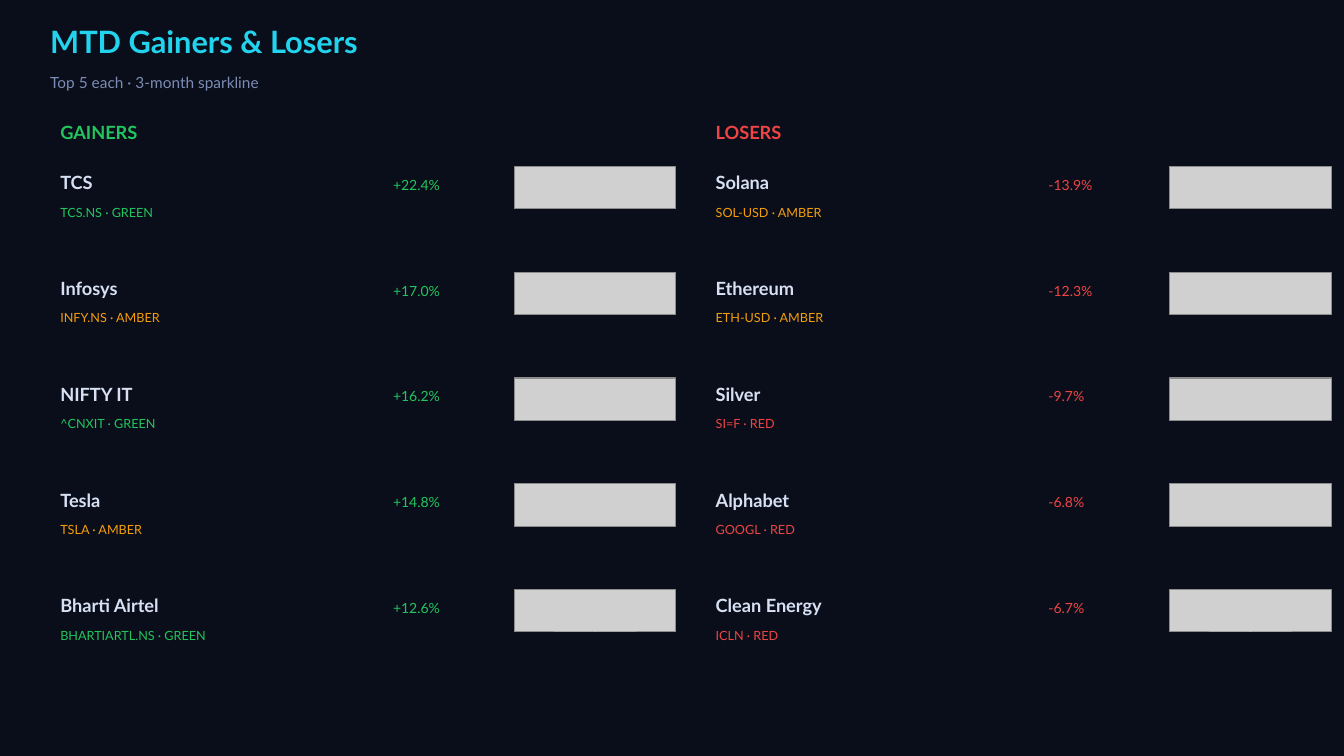
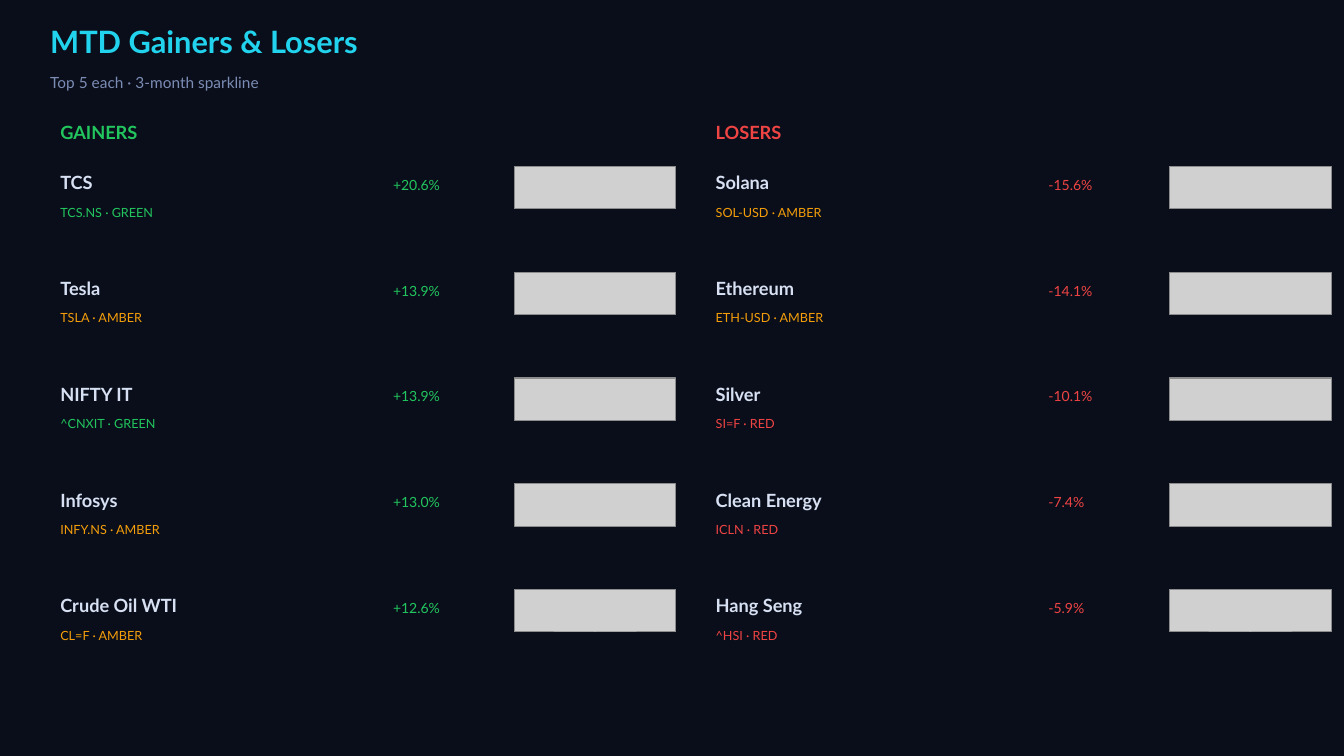
Before and after one commit to Pravkum23/pmr-terminal, a slide deck: slide 2 of docs/pmr_daily.pptx. Drawn at 1344x756 pixels with LibreOffice and Linux fonts; fonts in the diff are those of the drawing; grey boxes stand for pictures. Boxes give left, top, right and bottom in pixels: in the first picture for what was removed or moved away, otherwise in the second. Text is boxed around its words. In the diff, an @@ line names an element or a change of style, - is before the commit and + after.

```diff
--- a/docs/pmr_daily.pptx
+++ b/docs/pmr_daily.pptx
@@ text at <box>393,180,440,190</box>: text changed @@
-+22.4%
++20.6%
@@ text at <box>1048,180,1092,190</box>: text changed @@
--13.9%
+-15.6%
@@ text at <box>60,281,100,295</box>: text changed @@
-Infosys
+Tesla
@@ text at <box>393,286,440,296</box>: text changed @@
-+17.0%
++13.9%
@@ text at <box>1048,286,1092,296</box>: text changed @@
--12.3%
+-14.1%
@@ text at <box>60,313,142,322</box>: text changed @@
-INFY.NS · AMBER
+TSLA · AMBER
@@ text at <box>393,391,440,401</box>: text changed @@
-+16.2%
++13.9%
@@ text at <box>1048,391,1092,401</box>: text changed @@
--9.7%
+-10.1%
@@ text at <box>60,493,117,510</box>: text changed @@
-Tesla
+Infosys
@@ text at <box>393,497,440,507</box>: text changed @@
-+14.8%
++13.0%
@@ text "Clean Energy": place and size @@
-text "Clean Energy" at <box>716,598,822,616</box>
+text "Clean Energy" at <box>716,493,822,511</box>
@@ text removed at <box>716,493,790,510</box> @@
-Alphabet
@@ text at <box>1048,497,1084,507</box>: text changed @@
--6.8%
+-7.4%
@@ text at <box>60,525,160,534</box>: text changed @@
-TSLA · AMBER
+INFY.NS · AMBER
@@ text at <box>716,525,778,534</box>: text changed @@
-GOOGL · RED
+ICLN · RED
@@ text at <box>60,598,177,612</box>: text changed @@
-Bharti Airtel
+Crude Oil WTI
@@ text added at <box>716,598,803,616</box>, 13 pt, text #D7E1F3, bold @@
+Hang Seng
@@ text at <box>1048,603,1084,613</box>: text changed @@
--6.7%
+-5.9%
@@ text at <box>60,631,143,640</box>: text changed; text colour #22C55E to #F59E0B @@
-BHARTIARTL.NS · GREEN
+CL=F · AMBER
@@ text at <box>716,631,778,640</box>: text changed @@
-ICLN · RED
+^HSI · RED
```
Also in this commit, not shown: 3 other slides changed, 2 other files.
